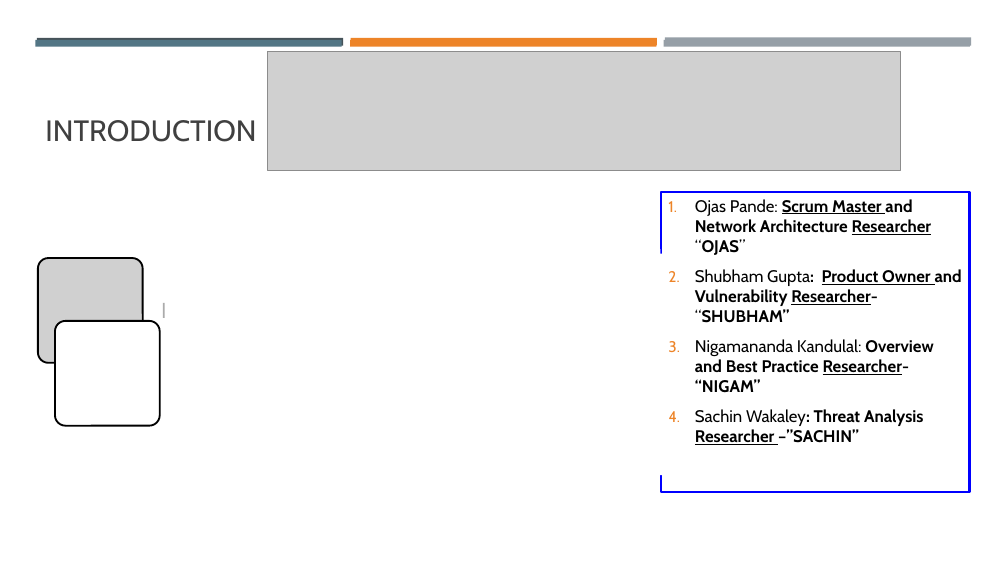
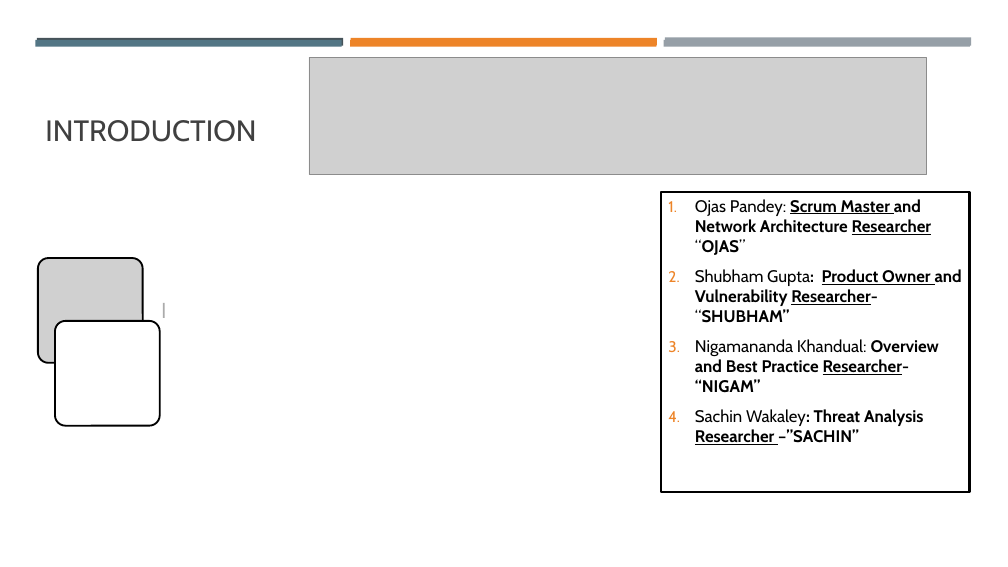
Before and after one commit to opandey1/Group6-Cloud-Network-Assessment, a slide deck: slide 3 of presentation/Cloud Network Security Threat Analysis.pptx (slide 4 before the commit). Drawn at 1008x567 pixels with LibreOffice and Linux fonts; fonts in the diff are those of the drawing; grey boxes stand for pictures. Boxes give left, top, right and bottom in pixels: in the first picture for what was removed or moved away, otherwise in the second. Text is boxed around its words. In the diff, an @@ line names an element or a change of style, - is before the commit and + after.

```diff
--- a/presentation/Cloud Network Security Threat Analysis.pptx
+++ b/presentation/Cloud Network Security Threat Analysis.pptx
@@ picture: place and size @@
-picture at (268,51,901,170)
+picture at (309,57,927,175)
@@ text "Ojas Pandey: Scrum Master and ..." at (661,192,969,492): outline #0000FF 2.25 pt to #000000 2.25 pt @@
@@ text at (695,199,931,255): text changed @@
-1. Ojas Pande: Scrum Master and Network Architecture Researcher “OJAS”
+1. Ojas Pandey: Scrum Master and Network Architecture Researcher “OJAS”
@@ rectangle: place and size @@
-rectangle at (488,254,669,476)
+rectangle at (492,254,656,476)
@@ text at (695,339,939,393): text changed @@
-3. Nigamananda Kandulal: Overview and Best Practice Researcher- “NIGAM”
+3. Nigamananda Khandual: Overview and Best Practice Researcher- “NIGAM”
```
Also in this commit, not shown: 6 other slides changed, 1 slide added, 2 slides removed.
